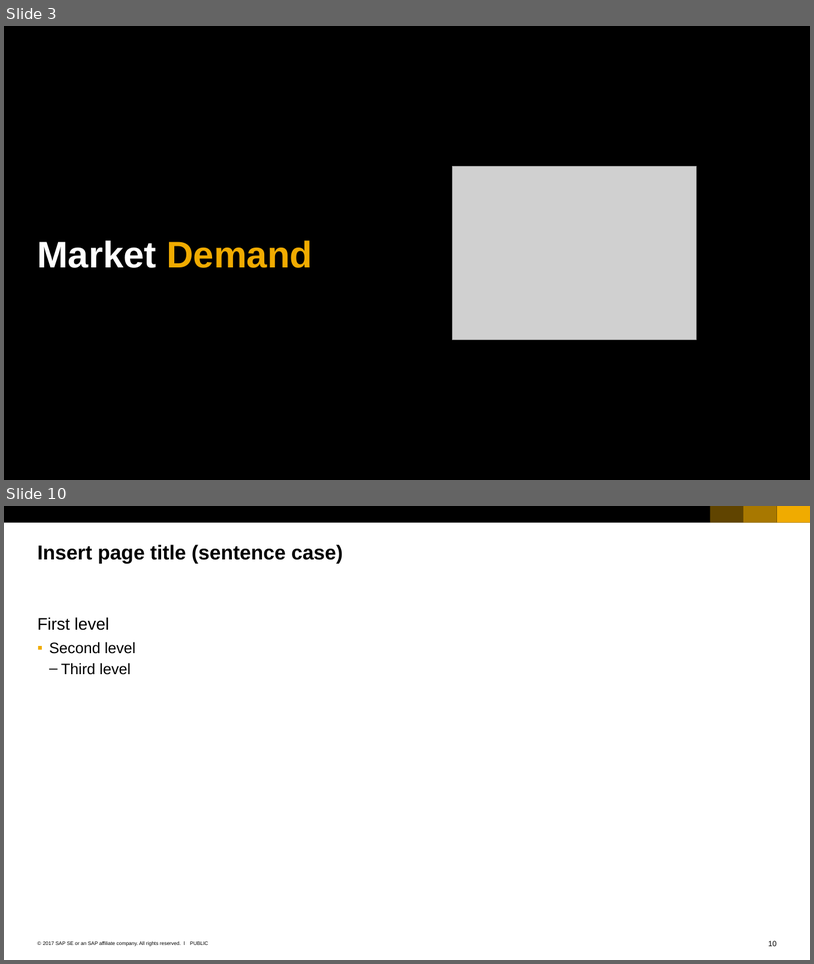
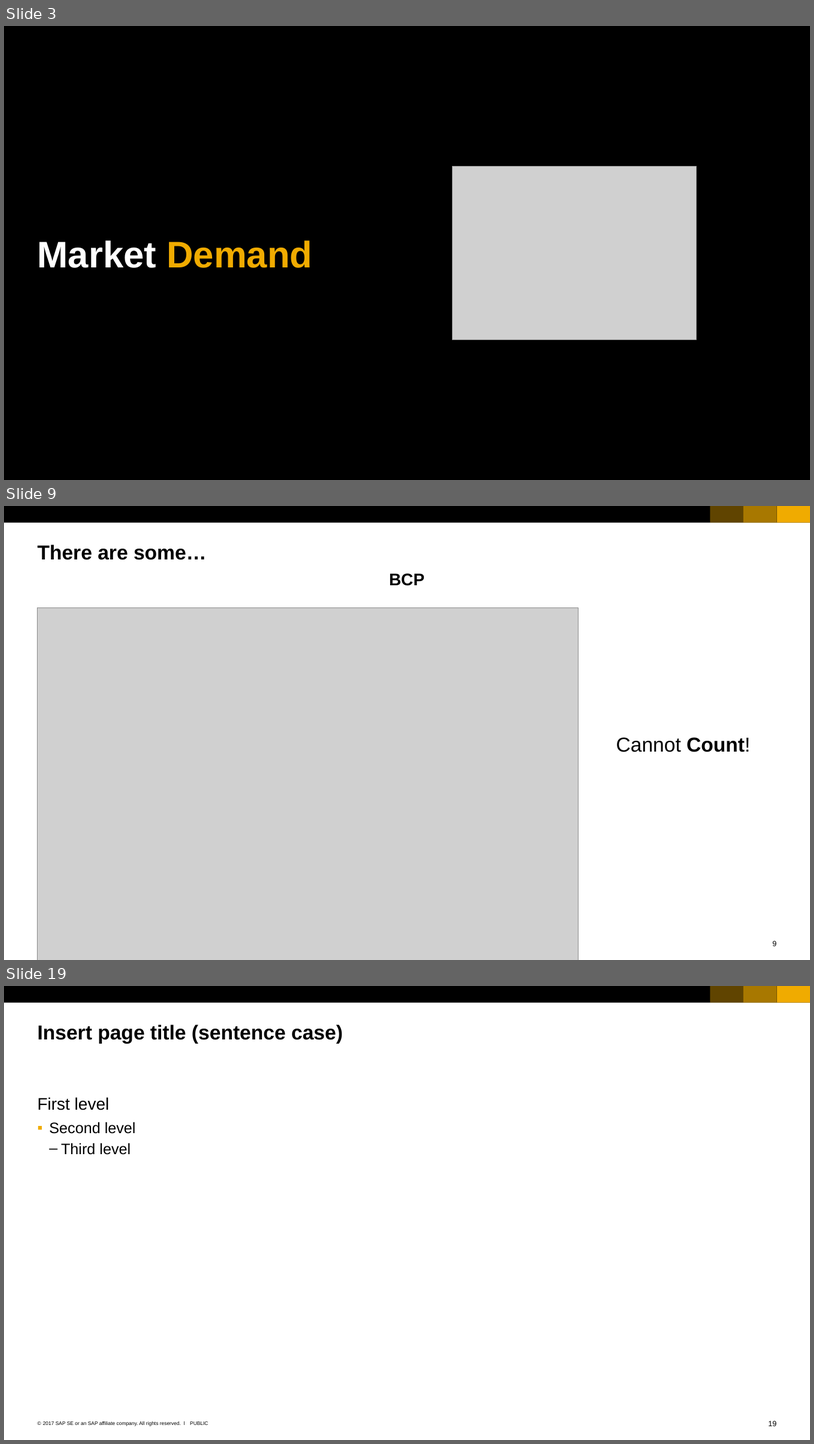
Before and after one commit to Ahaan17Saroch/Queue-Manager-Cloud-Dispatcher, a slide deck: SAP_2017_16x9_black_and_white.pptx. Shown one above the other, each under a label of ours: slides 3 and 10 before the commit, slides 3, 9 and 19 after it; the slides between them are not shown. The pictures are 814x964 and 814x1444 pixels, drawn with LibreOffice and Linux fonts; fonts in the diff are those of the drawing; grey boxes stand for pictures. Boxes give left, top, right and bottom in pixels: in the first picture for what was removed or moved away, otherwise in the second. Text is boxed around its words. In the diff, an @@ line names an element or a change of style, - is before the commit and + after.

```diff
--- a/SAP_2017_16x9_black_and_white.pptx
+++ b/SAP_2017_16x9_black_and_white.pptx
@@ slide 9 added at (x1=4, y1=506, x2=810, y2=960), background #FFFFFF; not listed: 5 template elements that a slide beside it also shows @@
@@ title added at (x1=38, y1=544, x2=206, y2=560), 24 pt, text #000000, bold @@
+There are some…
@@ text added at (x1=389, y1=573, x2=425, y2=586), 20 pt, text #000000, bold @@
+BCP
@@ picture added at (x1=37, y1=607, x2=578, y2=960) @@
@@ text added at (x1=617, y1=737, x2=750, y2=752), 24 pt, text #000000 @@
+Cannot Count!
@@ what was slide 10 is now slide 19 @@
@@ page number at (x1=768, y1=1420, x2=777, y2=1426): text changed @@
-10
+19
```
Also in this commit, not shown: 14 other slides added, 6 slides removed, 1 other file.
